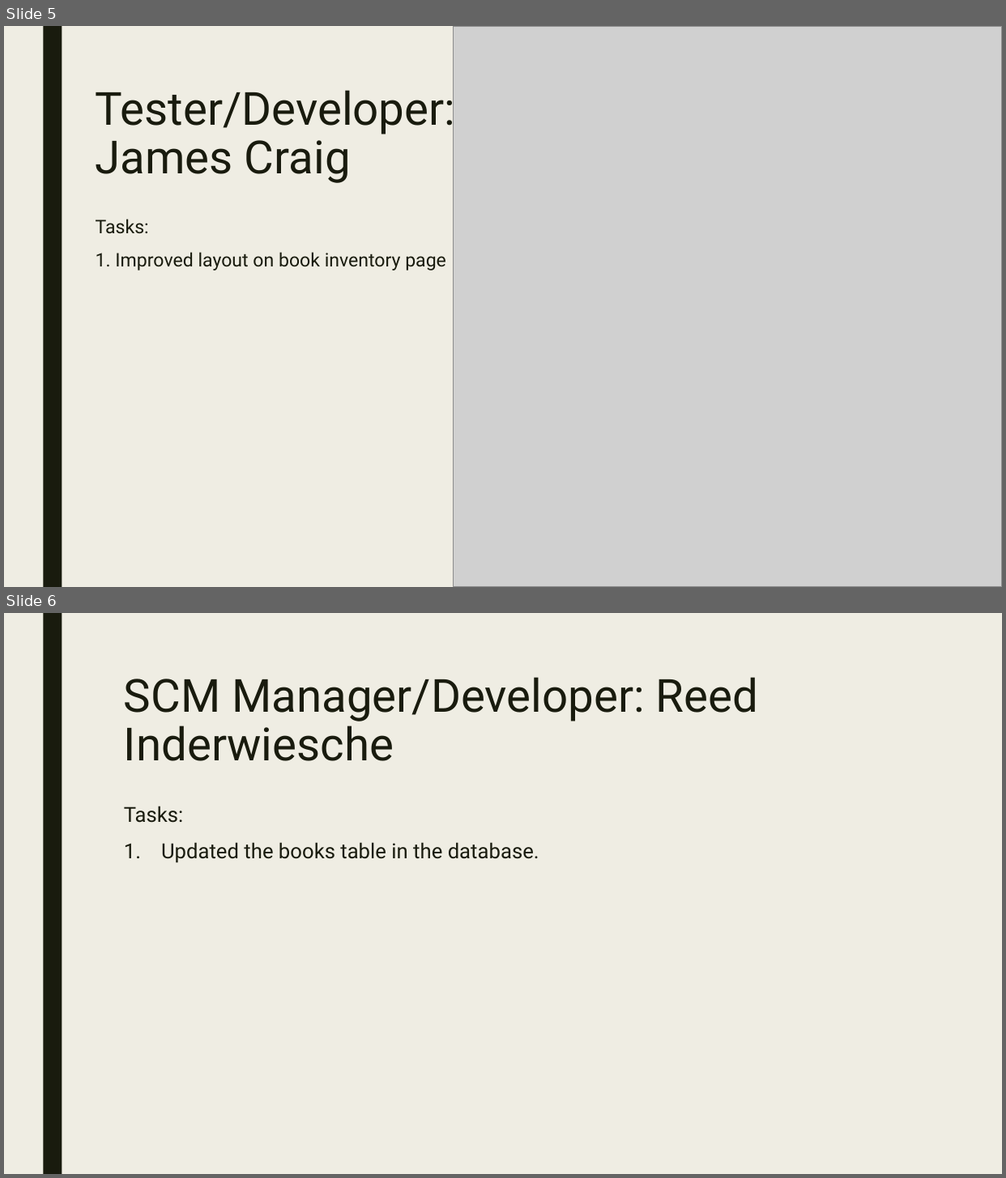
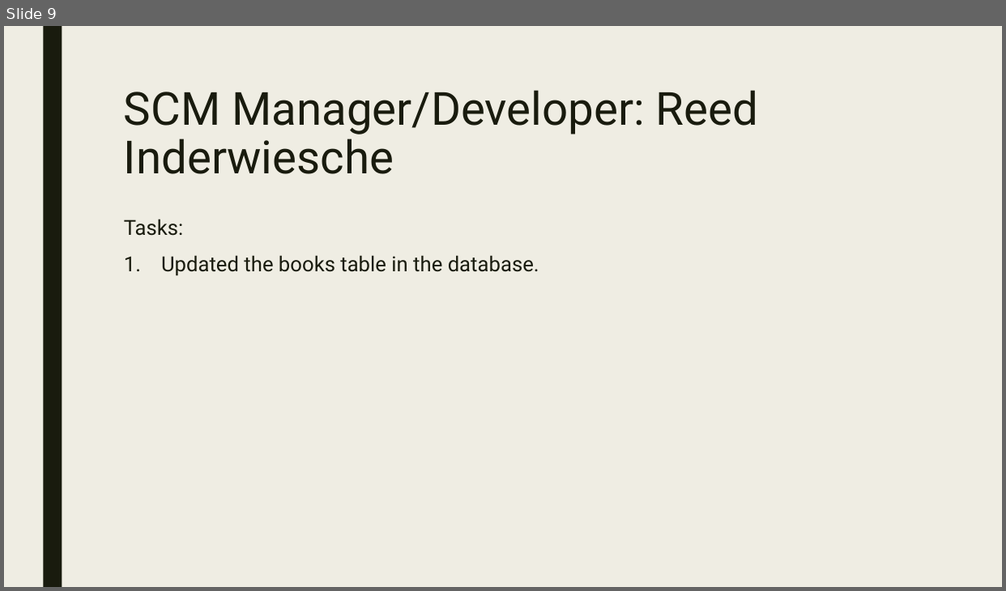
Before and after one commit to Jake25k/CSC439, a slide deck: PowerPoint Slides/csc439_sprint2.pptx. Shown one above the other, each under a label of ours: slides 5 and 6 before the commit, slide 9 after it. The pictures are 1006x1178 and 1006x591 pixels, drawn with LibreOffice and Linux fonts; fonts in the diff are those of the drawing; grey boxes stand for pictures. Boxes give left, top, right and bottom in pixels: in the first picture for what was removed or moved away, otherwise in the second. Text is boxed around its words. In the diff, an @@ line names an element or a change of style, - is before the commit and + after.

```diff
--- a/PowerPoint Slides/csc439_sprint2.pptx
+++ b/PowerPoint Slides/csc439_sprint2.pptx
@@ slide 5 removed at bbox=[4, 26, 1002, 587], background #EFEDE3 @@
@@ rectangle removed at bbox=[43, 26, 62, 587] @@
@@ picture removed at bbox=[454, 26, 1002, 587] @@
@@ title removed at bbox=[96, 83, 456, 183] @@
-Tester/Developer:
-James Craig
@@ text removed at bbox=[96, 219, 446, 271] @@
-Tasks:
-1. Improved layout on book inventory page
@@ what was slide 6 is now slide 9 @@
```
Also in this commit, not shown: 4 slides added, 1 other file.
